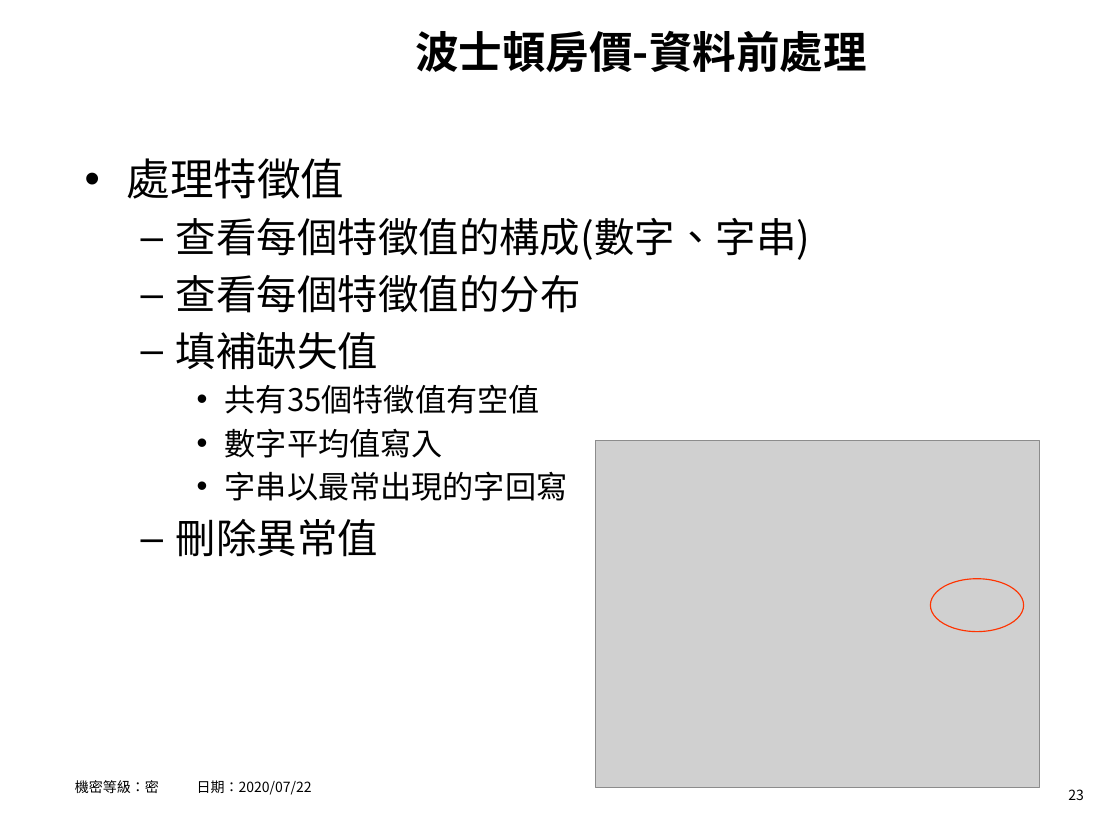
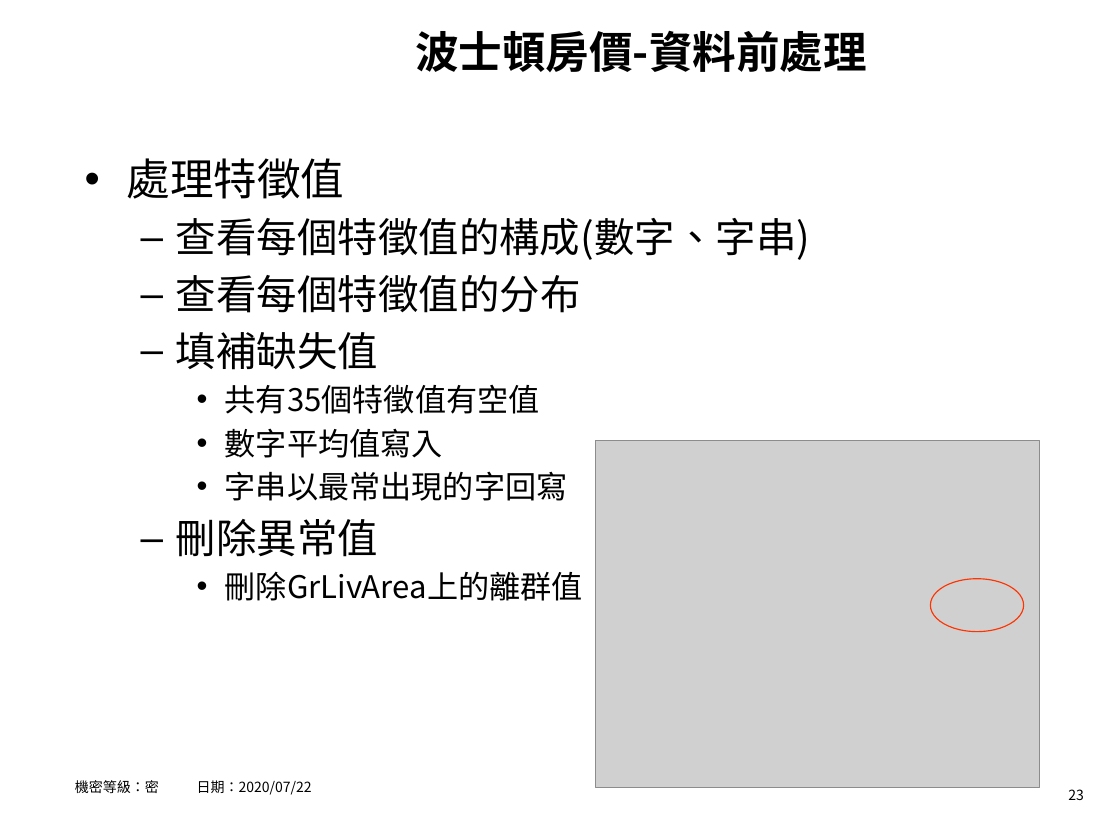
Before and after one commit to hrne/FINAL_REPORT, a slide deck: slide 23 of AI_Report/AI應用-不動產價格預測.pptx. Drawn at 1120x840 pixels with LibreOffice and Linux fonts; fonts in the diff are those of the drawing; grey boxes stand for pictures; background and template pictures are left out. Boxes give left, top, right and bottom in pixels: in the first picture for what was removed or moved away, otherwise in the second. Text is boxed around its words. In the diff, an @@ line names an element or a change of style, - is before the commit and + after.

```diff
--- a/AI_Report/AI應用-不動產價格預測.pptx
+++ b/AI_Report/AI應用-不動產價格預測.pptx
@@ text at (x1=225, y1=571, x2=583, y2=601): paragraph added @@
+    • 刪除GrLivArea上的離群值
```
Also in this commit, not shown: 13 other slides changed.
